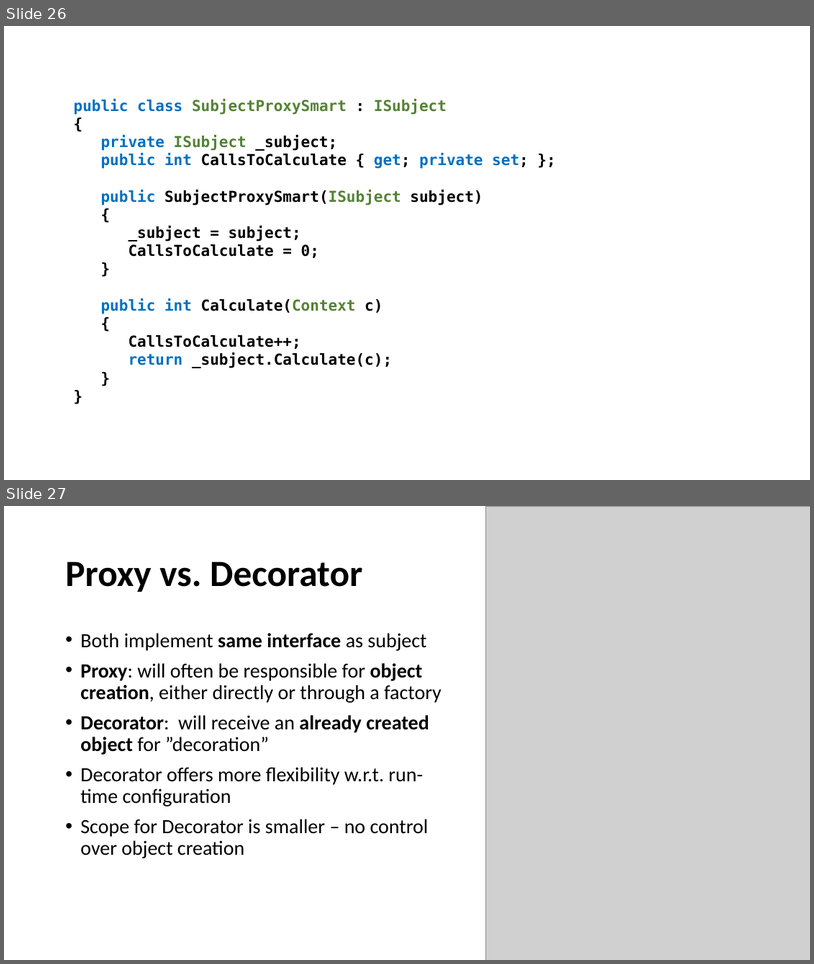
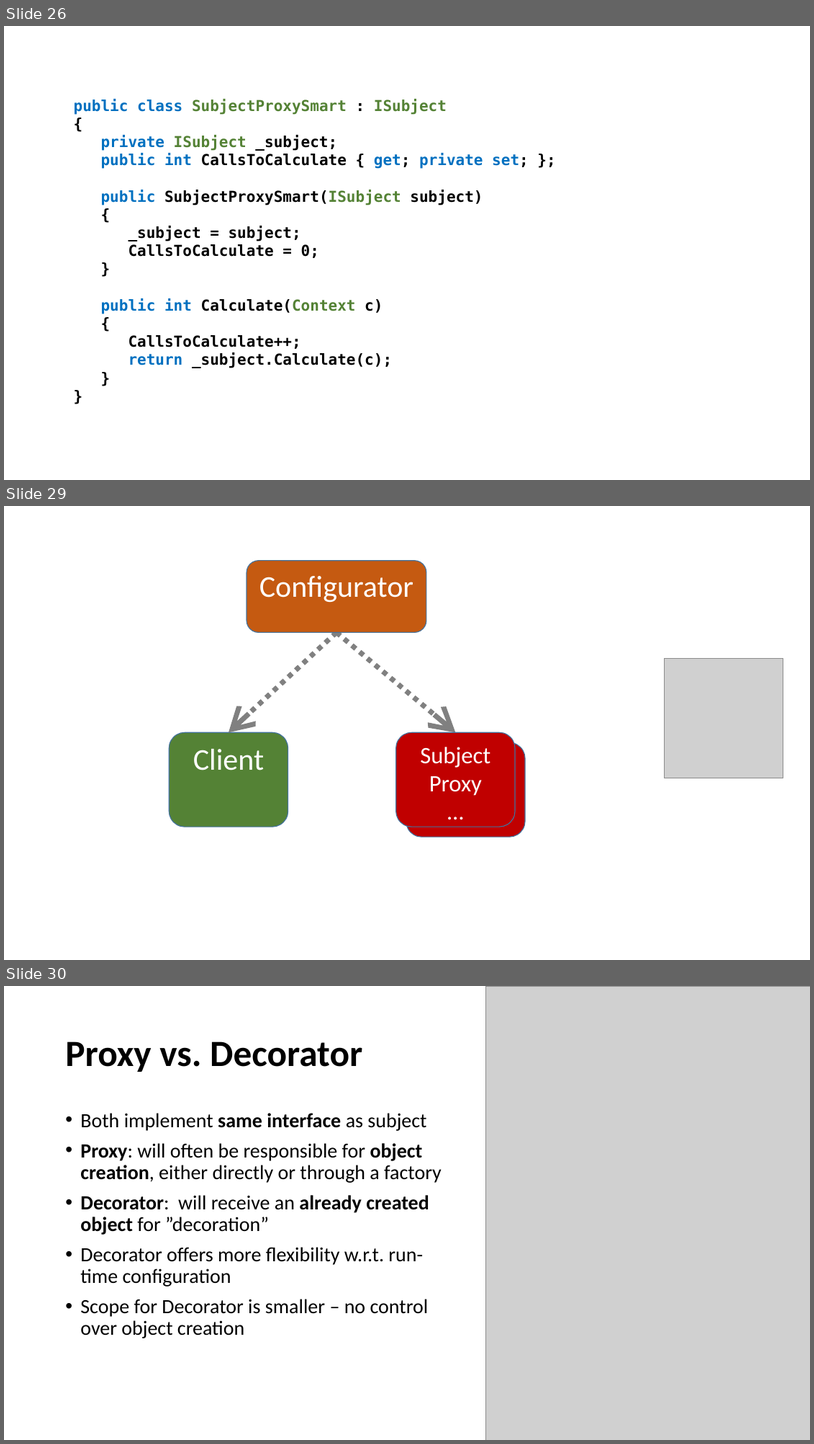
Before and after one commit to perl-easj/Laurea-materials, a slide deck: Pres/Patterns/Proxy.pptx. Shown one above the other, each under a label of ours: slides 26 and 27 before the commit, slides 26, 29 and 30 after it; the slides between them are not shown. The pictures are 814x964 and 814x1444 pixels, drawn with LibreOffice and Linux fonts; fonts in the diff are those of the drawing; grey boxes stand for pictures. Boxes give left, top, right and bottom in pixels: in the first picture for what was removed or moved away, otherwise in the second. Text is boxed around its words. In the diff, an @@ line names an element or a change of style, - is before the commit and + after.

```diff
--- a/Pres/Patterns/Proxy.pptx
+++ b/Pres/Patterns/Proxy.pptx
@@ slide 29 added at [4,506,810,960], background #FFFFFF @@
@@ rounded rectangle added at [247,561,426,633], fill #C55A11, outline #43739E 1 pt, 36 pt, text #FFFFFF @@
+Configurator
@@ arrow added from (337, 633) to (229, 732), #808080 6 pt dashed @@
@@ arrow added from (337, 633) to (456, 732), #808080 6 pt dashed @@
@@ picture added at [665,659,784,777] @@
@@ rounded rectangle added at [169,732,288,826], fill #548235, outline #43739E 1 pt, 36 pt, text #FFFFFF @@
+Client
@@ rounded rectangle added at [396,732,515,826], fill #C00000, outline #43739E 1 pt, 28 pt, text #FFFFFF @@
+Subject
+Proxy
+…
@@ rounded rectangle added at [406,743,525,837], fill #C00000, outline #43739E 1 pt @@
@@ what was slide 27 is now slide 30 @@
```
Also in this commit, not shown: 3 slides changed, 2 other slides added, 7 other files.
